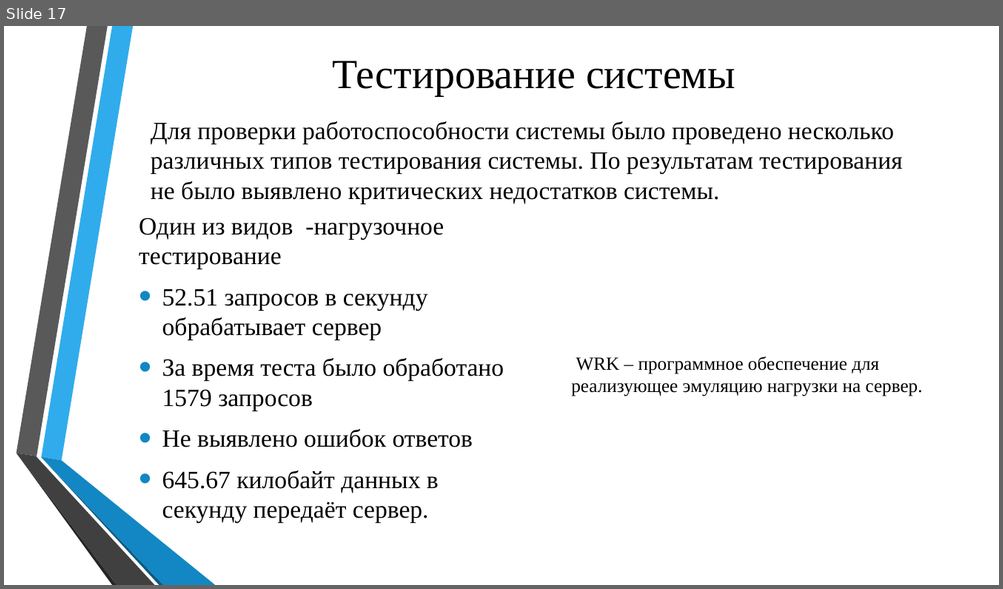
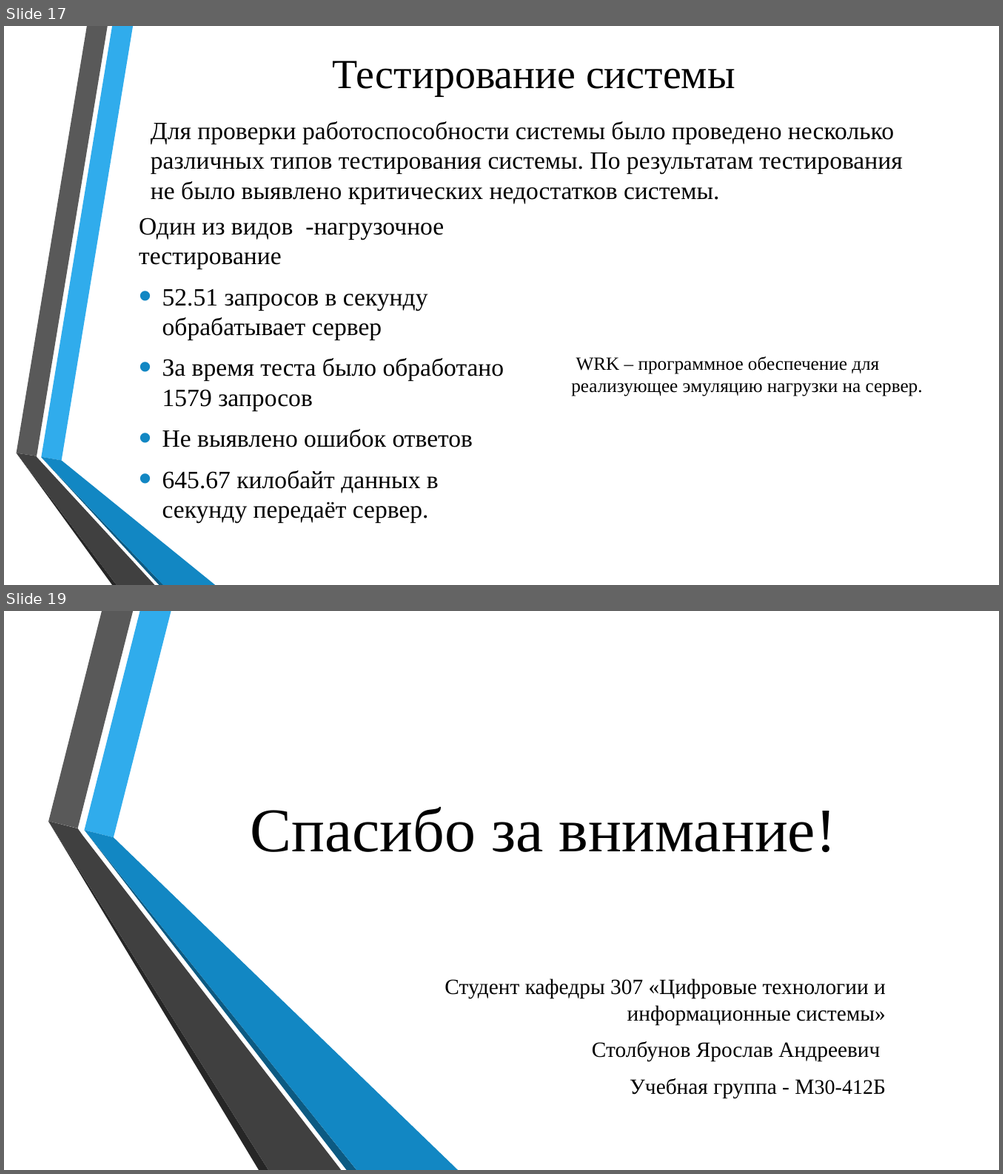
Before and after one commit to Yaroher2442/diplom-dev, a slide deck: diplom_preza.pptx. Shown one above the other, each under a label of ours: slide 17 before the commit, slides 17 and 19 after it; the slides between them are not shown. The pictures are 1003x589 and 1003x1174 pixels, drawn with LibreOffice and Linux fonts; fonts in the diff are those of the drawing; background and template pictures are left out. Boxes give left, top, right and bottom in pixels: in the first picture for what was removed or moved away, otherwise in the second. Text is boxed around its words. In the diff, an @@ line names an element or a change of style, - is before the commit and + after.

```diff
--- a/diplom_preza.pptx
+++ b/diplom_preza.pptx
@@ slide 19 added at (4, 611, 999, 1170), background picture (left out) @@
@@ title added at (250, 807, 836, 852), 60 pt, text #000000 @@
+Спасибо за внимание!
@@ group added at (48, 611, 458, 1170): 6 freeform shapes @@
@@ subtitle added at (444, 979, 885, 1099), 21 pt, text #000000 @@
+Студент кафедры 307 «Цифровые технологии и информационные системы»
+Столбунов Ярослав Андреевич
+Учебная группа - М30-412Б
```
Also in this commit, not shown: 1 slide changed, 2 other slides added, 1 slide removed, 1 other file.
